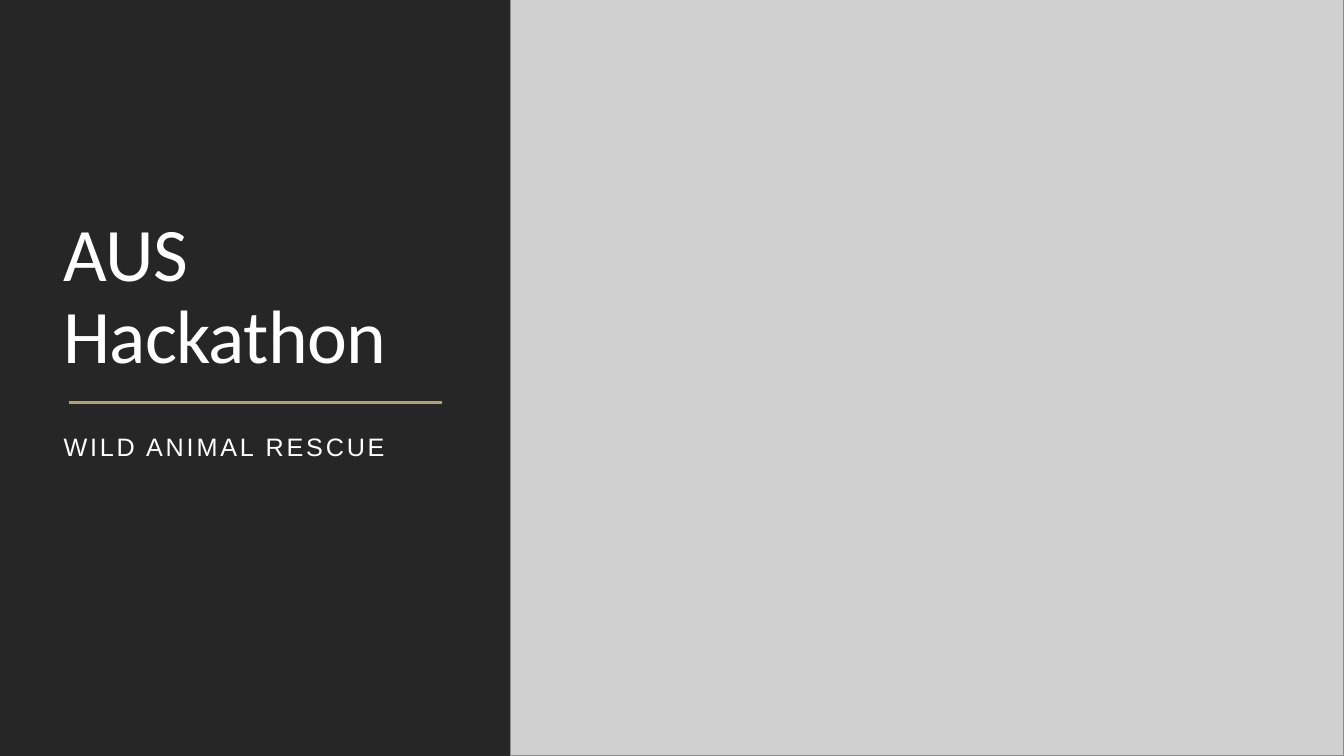
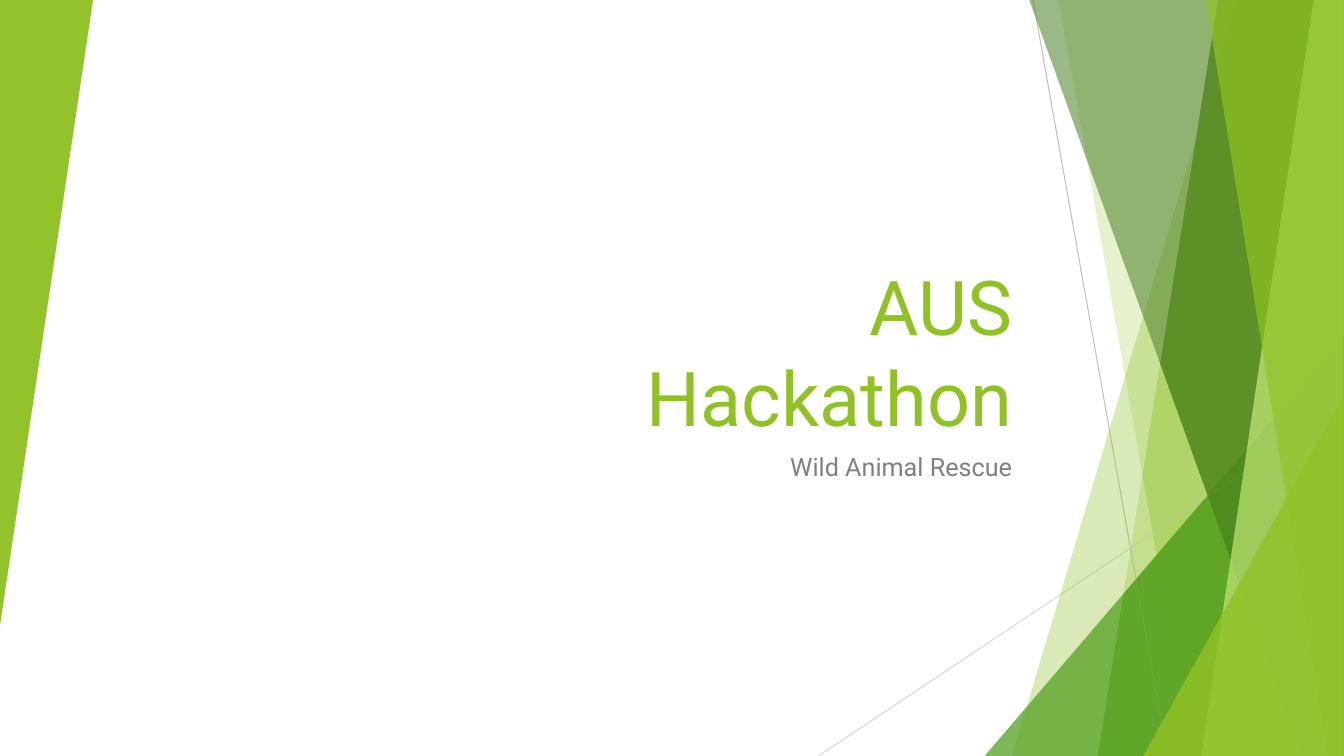
Before and after one commit to Yoni-Mantzur/AusHackathon, a slide deck: slide 1 of presentation/AUS Hackathon.pptx. Drawn at 1344x756 pixels with LibreOffice and Linux fonts; fonts in the diff are those of the drawing; grey boxes stand for pictures; background and template pictures are left out. Boxes give left, top, right and bottom in pixels: in the first picture for what was removed or moved away, otherwise in the second. Text is boxed around its words. In the diff, an @@ line names an element or a change of style, - is before the commit and + after.

```diff
--- a/presentation/AUS Hackathon.pptx
+++ b/presentation/AUS Hackathon.pptx
@@ background #000000 to picture (left out) @@
@@ rectangle removed at [0,0,511,756] @@
@@ group added at [0,0,1344,756]: 5 freeform shapes, 3 triangles @@
@@ triangle added at [0,0,93,625], fill #90C226 at 85% opacity @@
@@ parallelogram added at [411,0,1218,756], fill #FFFFFF at 87% opacity @@
@@ picture removed at [511,0,1344,756] @@
@@ freeform shape added at [1012,0,1344,756], fill #90C226 at 30% opacity @@
@@ freeform shape added at [1029,0,1344,756], fill #3F7819 at 47% opacity @@
@@ line added from (1033, 0) to (1168, 756), #BFBFBF 0.75 pt @@
@@ freeform shape added at [1059,0,1344,756], fill #90C226 at 20% opacity @@
@@ freeform shape added at [1202,0,1344,756], fill #C0E474 at 70% opacity @@
@@ freeform shape added at [1206,0,1344,756], fill #90C226 at 65% opacity @@
@@ title "AUS Hackathon": place and size @@
-title "AUS Hackathon" at [64,232,387,364]
+title "AUS Hackathon" at [647,280,1013,427]
@@ title "AUS Hackathon" at [647,280,1013,427]: font Calibri to Roboto, text colour #FFFFFF to #90C226, letter spacing -0.5 to 0 pt; alignment left to right; line spacing 0.9 to 1 @@
@@ triangle added at [985,336,1344,756], fill #54A021 at 72% opacity @@
@@ line removed from (69, 402) to (442, 402) @@
@@ line added from (1344, 406) to (819, 756), #D9D9D9 0.75 pt @@
@@ triangle added at [1143,396,1344,756], fill #90C226 at 80% opacity @@
@@ subtitle at [790,457,1012,476]: text changed; font Arial to Roboto; text colour #FFFFFF to #808080 @@
-WILD ANIMAL RESCUE
+Wild Animal Rescue
@@ line removed from (133, 493) to (1222, 493) @@
@@ rectangle removed at [0,706,1344,756] @@
```
Also in this commit, not shown: 1 other slide changed, 3 slides added, 1 slide removed.
